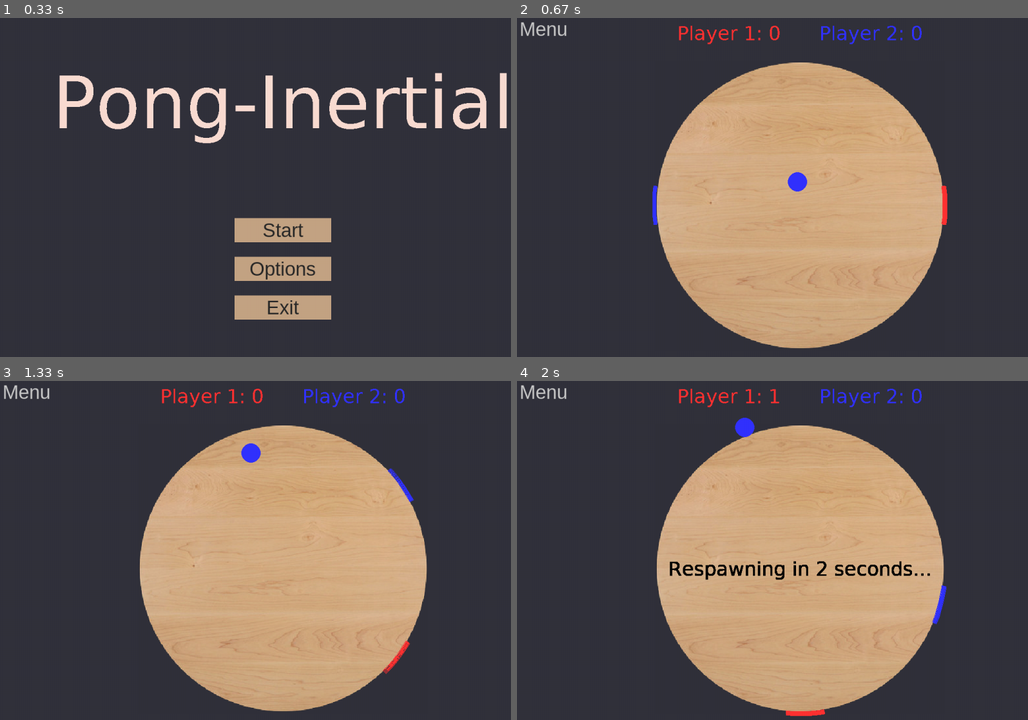
Above: before the commit, frames 1-4 (two rows, left to right).
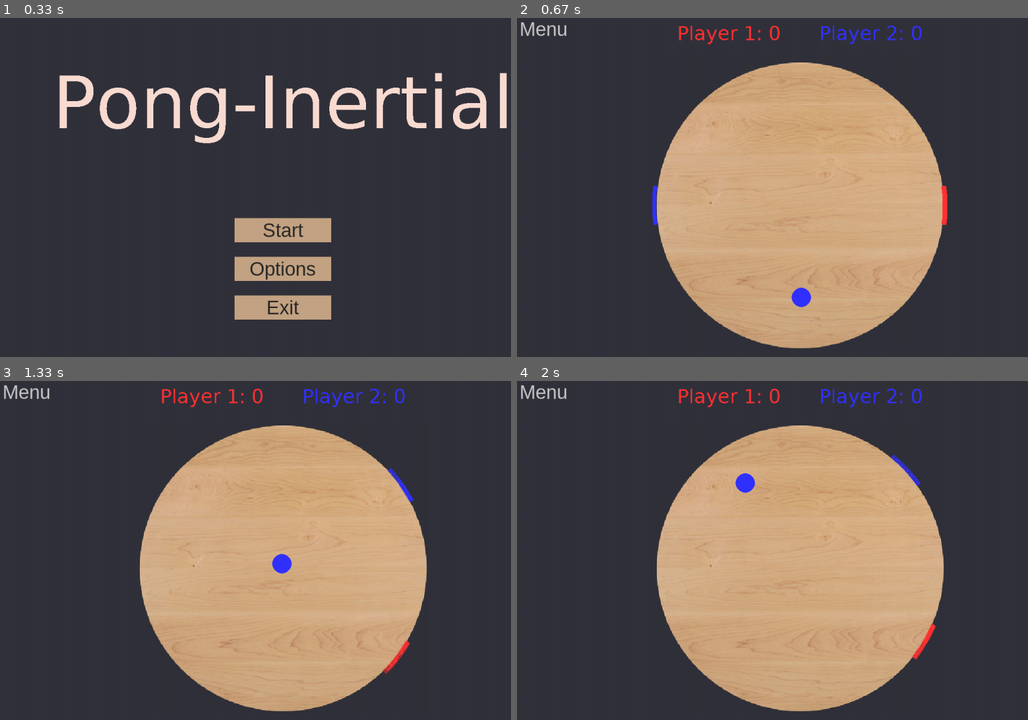
Above: after the commit, the same moments.

Repository: sandhyarottoo/phys-hackathon-2023
Game: pygame game, started from main.py
The game is run twice, just before and just after one commit, with the same random seed, the same clock (stepped at 60 frames per second) and the same inputs.
Inputs (mouse positions are in pixels of both pictures, inside the frame that each line leads up to):
- Up to frame 1 (0.33 s): type "Enter (at the terminal prompt)" at 0 s
- Up to frame 2 (0.67 s): click (798, 231) at 0.38 s
- Up to frame 3 (1.33 s): hold Right 0.67-1.13 s; hold Right from 1.17 s (still down); hold D from 1.17 s (still down)
- Up to frame 4 (2 s): release Right at 1.63 s; release D at 1.63 s; hold Left from 1.67 s (still down); hold A from 1.67 s (still down)

Frame 1 is identical in both runs. In frame 2, 0.4% of the frame differs, in the area x 52-58%, y 45-86%; in frame 3, 0.4%; in frame 4, 1.8%, in the area x 29-85%, y 2-99%.

Commit message:
Resets the score when starting again

Diff:
--- a/main.py
+++ b/main.py
@@ -414,9 +414,13 @@
     # reset initial player and circle positions
     player1.pos[1] = 0
     player2.pos[1] = np.pi
-    circle.pos = pygame.Vector2(DISK_RADIUS/10, np.random.sample()*np.pi/2)
-    circle.vel = vel_polar*np.random.sample()
-    circle.acc = acc_polar
+    # circle.pos = pygame.Vector2(DISK_RADIUS/10, np.random.sample()*np.pi/2)
+    # circle.vel = vel_polar*np.random.sample()
+    # circle.acc = acc_polar
+
+    # reset player score
+    player1.score = 0
+    player2.score = 0
 
 
 
